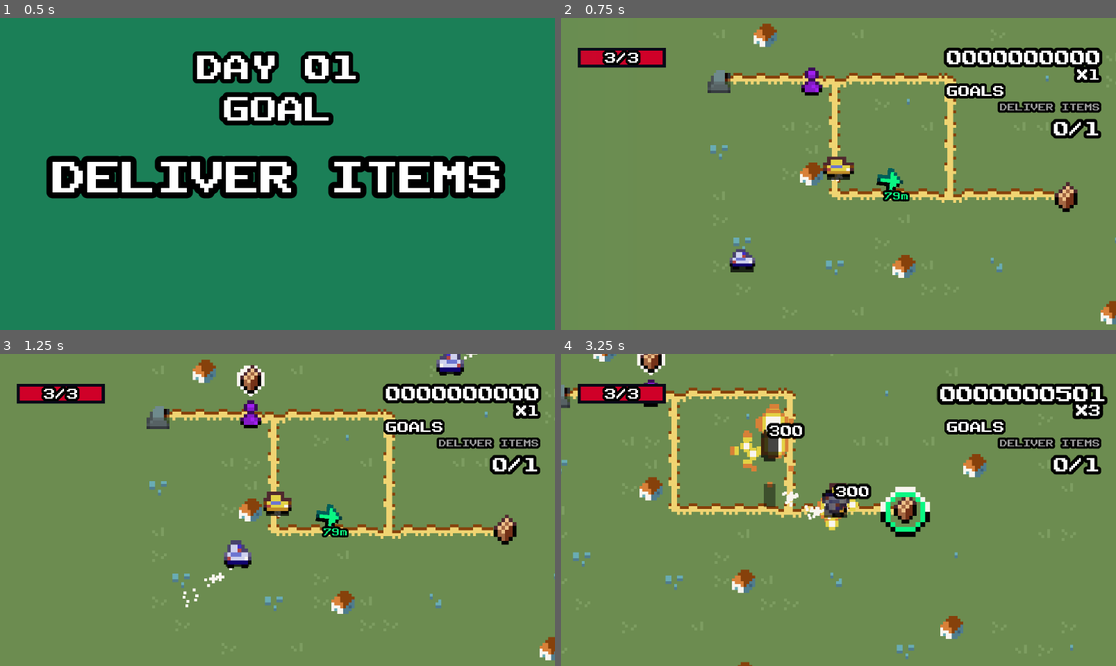
Above: before the commit, frames 1-4 (two rows, left to right).
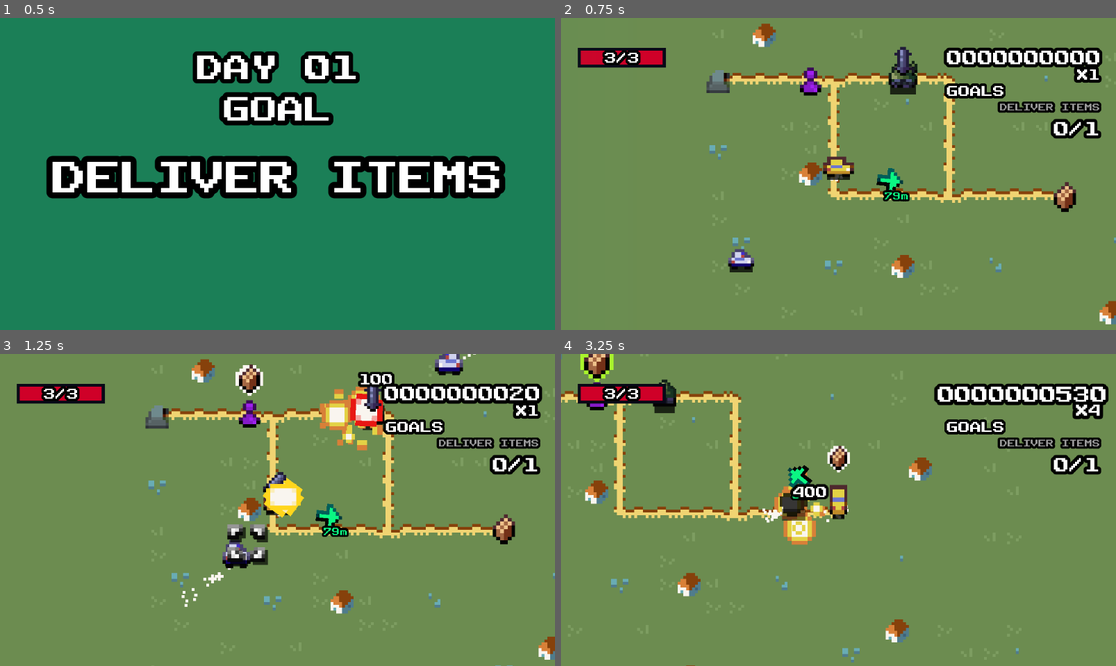
Above: after the commit, the same moments.

Repository: LorenzoMichelotti/delivery-game
Game: Godot game, scene res://levels/ProceduralLevel.tscn
Two runs of this game, one before a commit and one after it. Both use one fixed random seed, a clock stepped at 60 frames per second and the inputs below. This scene is started directly instead of the project's main scene.
Inputs (mouse positions are in pixels of both pictures, inside the frame that each line leads up to):
- Up to frame 1 (0.5 s): no input
- Up to frame 2 (0.75 s): move the mouse to (960, 158) at 0.52 s; hold D (right) from 0.53 s (still down); click (960, 158) at 0.6 s
- Up to frame 3 (1.25 s): keep holding D (right)
- Up to frame 4 (3.25 s): move the mouse to (727, 525) at 1.27 s; release D (right) at 1.28 s; hold S (down) 1.28-2.03 s; tap Space (space) at 1.35, 2.85 s; move the mouse to (894, 441) at 2.02 s; hold D (right) 2.03-2.78 s; click (894, 441) at 2.1 s; move the mouse to (810, 572) at 2.77 s; hold W (up) from 2.78 s (still down)

Frame 1 is identical in both runs. In frame 2, 2.0% of the frame differs, in the area x 26-100%, y 1-99%; in frame 3, 6.1%; in frame 4, 13%, in the area x 0-99%, y 0-100%.

Commit message:
more procedural generation fixes, added tunnels to change level

Diff:
--- a/actors/player.tscn
+++ b/actors/player.tscn
@@ -130,7 +130,7 @@
 invincibility_amount = 1.0
 
 [node name="PlayerControllerModule" parent="." instance=ExtResource("11_rkwqa")]
-speed = 75.0
+speed = 100.0
 
 [connection signal="died" from="AliveModule" to="." method="_on_die"]
 [connection signal="died" from="AliveModule" to="DamageDealerModule" method="disable"]
--- a/game_manager.gd
+++ b/game_manager.gd
@@ -1,4 +1,5 @@
 extends Node2D
+@export var win_song: AudioStreamWAV = preload("res://assets/sounds/Level_Complete.wav")
 
 var levels = {
 	1: {
@@ -80,6 +81,10 @@
 func _ready():
 	game_over_ui = game_over_scene.instantiate()
 	add_child.call_deferred(game_over_ui)
+
+func _unhandled_input(event):
+	if Input.is_action_just_pressed("ui_cancel"):
+		GameManager.set_game_mode(GameManager.GAMEMODE.PAUSED)
 
 func change_level(level: int):
 	set_game_mode(GAMEMODE.INITIALIZING)
@@ -136,7 +141,9 @@
 func verify_level_win_condition():
 	if current_completion_goal:
 		var requirement_is_met = current_completion_goal.verify_completion_requirement_met()
-		if requirement_is_met: level_completion_requirement_met.emit()
+		if requirement_is_met:
+			level_completion_requirement_met.emit()
+			SfxManager.play_sfx(win_song, SfxManager.CHANNEL_CONFIG.VOICES)
 		return requirement_is_met
 
 func gameover():
--- a/generators/map_generator.gd
+++ b/generators/map_generator.gd
@@ -19,6 +19,7 @@
 @onready var player_pawn = preload("res://actors/player.tscn")
 @onready var entities = $Entities
 @onready var tunnel_scene: PackedScene = preload("res://tunnel.tscn")
+@onready var tank_scene: PackedScene = preload("res://actors/tank/tank.tscn")
 
 signal map_generated
 
@@ -56,6 +57,7 @@
 var road_positions: Array[Vector2i] = []
 var grass_positions: Array[Vector2i] = []
 var tunnels: Array[Node2D] = []
+var tanks: Array[Actor] = []
 var current_player_pawn: CharacterBody2D
 var rng
 
@@ -79,7 +81,7 @@
 	print("map generated!")
 	print("spawning player")
 	_spawn_player_pawn()
-	print("spawning door")
+	_spawn_tanks()
 	map_generated.emit()
 
 func _generate_walker():
@@ -103,6 +105,7 @@
 		grass_positions.erase(cell_position)
 		road_positions.append(cell_position)
 
+	print("spawning doors")
 	_spawn_exits(walker.get_exit_positions())
 
 func _spawn_player_pawn():
@@ -111,6 +114,22 @@
 	current_player_pawn = player_pawn.instantiate()
 	current_player_pawn.global_position = road_tilemap_layer.map_to_local(road_positions.pick_random())
 	entities.add_child(current_player_pawn)
+
+func _spawn_tanks():
+	if tanks.size() > 0:
+		for t in tanks:
+			if t != null:
+				t.queue_free()
+	tanks.clear()
+	var should_spawn_tanks = randi_range(0,1)
+	if should_spawn_tanks == 0:
+		return
+	var tank_count = randi_range(0, 2)
+	for i in range(tank_count):
+		var tank = tank_scene.instantiate()
+		tank.global_position = road_tilemap_layer.map_to_local(road_positions.pick_random())
+		tanks.append(tank)
+		entities.add_child(tank)
 
 func _fill_with(terrain: TERRAIN):
 	for row in range(grid_size + (border_size * 2)):
--- a/levels/01.tscn
+++ b/levels/01.tscn
@@ -31,24 +31,26 @@
 gameover_cutscene = ExtResource("5_qyylk")
 success_cutscene = ExtResource("6_ccqdp")
 
-[node name="Tiles" type="Node2D" parent="."]
+[node name="Map" type="Node2D" parent="."]
 
-[node name="Grass" type="TileMapLayer" parent="Tiles"]
+[node name="Tiles" type="Node2D" parent="Map"]
+
+[node name="Grass" type="TileMapLayer" parent="Map/Tiles"]
 tile_map_data = PackedByteArray("AADn/+b/AQAAAAAAAADn/+f/AQAAAAAAAADn/+j/AQAAAAAAAADn/+n/AQAAAAEAAADn/+r/AQAAAAAAAADn/+ …(35312 unchanged characters)…
 tile_set = ExtResource("7_7p1dy")
 
-[node name="Road" type="TileMapLayer" parent="Tiles"]
+[node name="Road" type="TileMapLayer" parent="Map/Tiles"]
 tile_map_data = PackedByteArray("AAD///7/AQABAAEAAAD///3/AQABAAEAAAD///z/AQABAAEAAAD///v/AQADAAEAAAD///r/AQABAAEAAAD/// …(432 unchanged characters)…
 tile_set = ExtResource("7_7p1dy")
 
-[node name="Buildings" type="TileMapLayer" parent="Tiles"]
+[node name="Buildings" type="TileMapLayer" parent="Map/Tiles"]
 tile_map_data = PackedByteArray("AAABAP7/AgAAAAMAAAADAP3/AgAAAAEAAAADAP7/AgAAAAIAAAAEAPv/AgAHAAEAAAAEAPz/AgAAAAIAAAAEAP …(528 unchanged characters)…
 tile_set = ExtResource("7_7p1dy")
 
-[node name="Entities" type="Node2D" parent="."]
+[node name="Entities" type="Node2D" parent="Map"]
 y_sort_enabled = true
 
-[node name="Player" parent="Entities" instance=ExtResource("8_4gw4f")]
+[node name="Player" parent="Map/Entities" instance=ExtResource("8_4gw4f")]
 position = Vector2(-4, -4)
 
 [node name="CanvasLayer" type="CanvasLayer" parent="."]
--- a/levels/ProceduralLevel.tscn
+++ b/levels/ProceduralLevel.tscn
@@ -14,7 +14,7 @@
 gas_enabled = false
 random_gas_enabled = false
 npc_count = 3
-player_gun_turret = false
+player_gun_turret = true
 metadata/_custom_type_script = "uid://bpsd1ovwnfdml"
 
 [sub_resource type="Resource" id="Resource_xuddq"]
Binary file changed: assets/effects/explosion_2.aseprite
Binary file added: assets/tilemaps/Sprite-0002.aseprite
